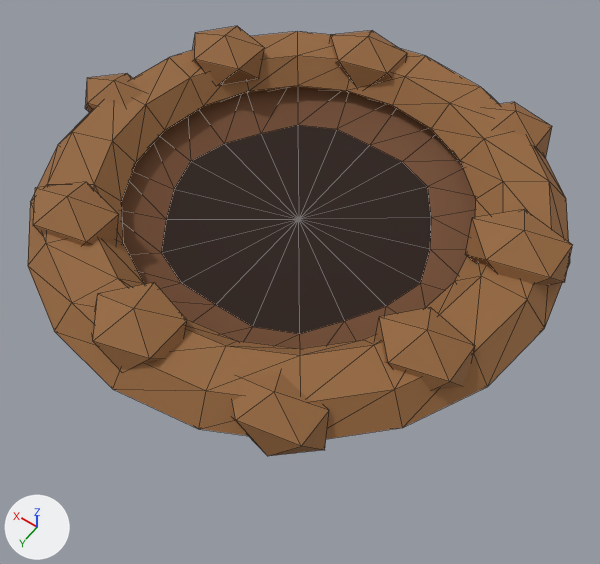
An edit to the glTF model src/game/models/treasure/hole.glb, drawn before and after from the same camera.
Before and after are seen from a 50 mm lens placed at (-0.507, 0.706, 0.967), pointed at (0.012, -0.02, -0.174). Arrows for +X, +Y and +Z are at lower left; the lights stay in place. The older version comes first. Mesh edges are drawn as thin lines. Where no turn or scale is listed for an object, it has been applied to the vertices. Vertices at exactly the same position are counted once.

Before the edit, the objects in view are built like this:
```python
me_excavated_cavity_mesh = bpy.data.meshes.new('Excavated cavity mesh')
me_excavated_cavity_mesh.from_pydata(...)  # 41 vertices, 60 faces; spans x -0.323..0.31, y -0.315..0.321, z 0.012..0.045
# faces by material slot: [40, 20]
me_excavated_cavity_mesh.materials.append(mat_hole_earthen_wall)  # brown #6f482c
me_excavated_cavity_mesh.materials.append(mat_hole_shadowed_depth)  # brown #2c1d16
me_icosphere_001 = bpy.data.meshes.new('Icosphere.001')
me_icosphere_001.from_pydata(...)  # an icosphere of 20 faces spanning x -0.0742..0.0742, y -0.0519..0.0519, z -0.05..0.05
me_icosphere_001.materials.append(mat_fresh_excavated_earth)  # brown #95673c
me_icosphere_002 = bpy.data.meshes.new('Icosphere.002')
me_icosphere_002.from_pydata(...)  # an icosphere of 20 faces spanning x -0.0671..0.0671, y -0.057..0.057, z -0.04..0.04
me_icosphere_002.materials.append(mat_fresh_excavated_earth)  # brown #95673c
ob_excavated_cavity = bpy.data.objects.new('Excavated cavity', me_excavated_cavity_mesh)
ob_excavated_cavity.location = (0.0, 0.0, 0.0)
ob_excavated_soil_clod_2 = bpy.data.objects.new('Excavated soil clod 2', me_icosphere_001)
ob_excavated_soil_clod_2.location = (0.226, 0.237, 0.077)
ob_excavated_soil_clod_3 = bpy.data.objects.new('Excavated soil clod 3', me_icosphere_002)
ob_excavated_soil_clod_3.location = (0.018, 0.327, 0.089)
# also in view: 'Excavated soil clod 1' at (0.365, 0.0, 0.065); 'Excavated soil clod 8' at (0.084, -0.316, 0.077); 'Excavated soil clod 7' at (-0.194, -0.309, 0.065); 'Excavated soil clod 5' at (-0.295, 0.141, 0.077); 'Uneven excavated soil rim' at (0.0, 0.0, 0.055)
```
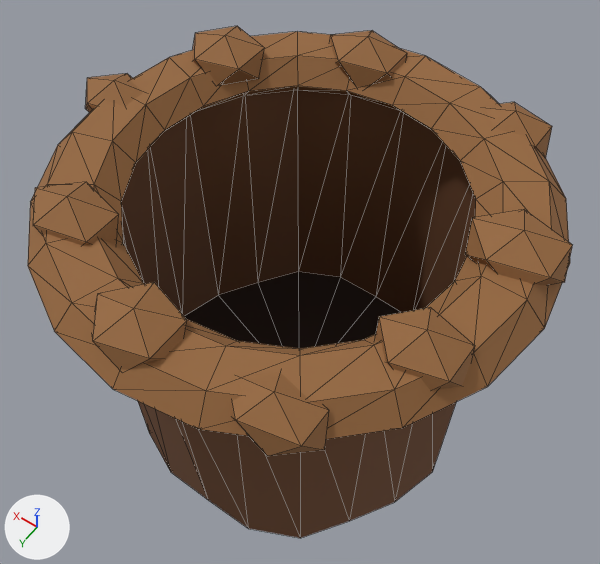
What differs and where, as boxes [x1, y1, x2, y2] in the pictures (600 x 564 px):
'Excavated cavity', reshaped
    before: [121, 88, 476, 349]
    after: [121, 90, 476, 538]

What the commit changed:
me_excavated_cavity_mesh is used by ob_excavated_cavity; location (0.0, 0.0, 0.0).
me_excavated_cavity_mesh had 41 vertices, 60 faces and spanned x -0.323..0.31, y -0.315..0.321, z 0.012..0.045.
me_excavated_cavity_mesh now has 41 vertices, 60 faces and spans x -0.323..0.31, y -0.315..0.321, z -0.5..0.045.
me_excavated_cavity_mesh part 1: all 21 vertices in x -0.217..0.217, y -0.203..0.203, z 0.012..0.014 are scaled about their middle by (1.43, 1.43, 0), then moved by (0.0, 0.0, -0.513).
